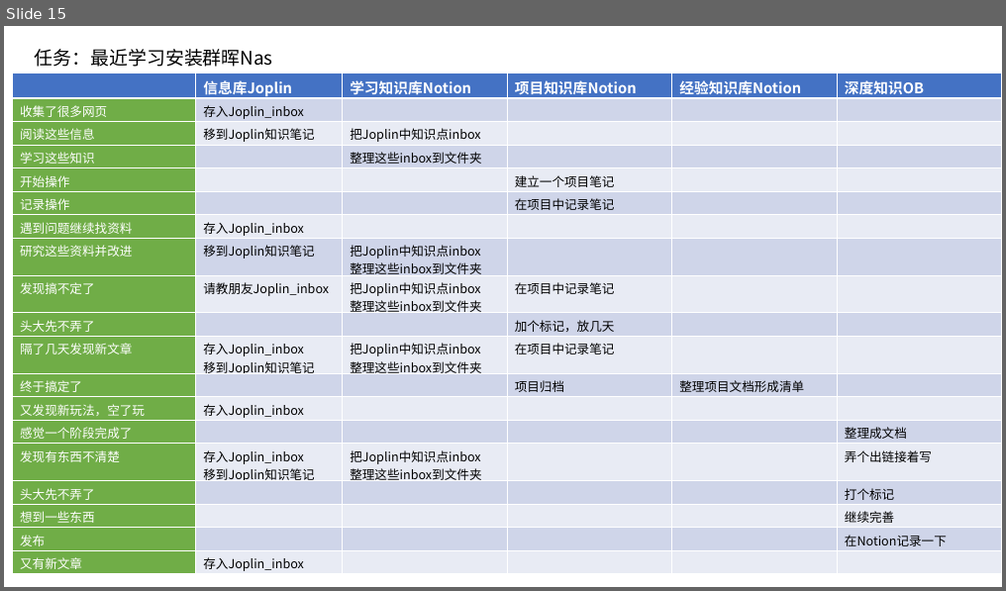
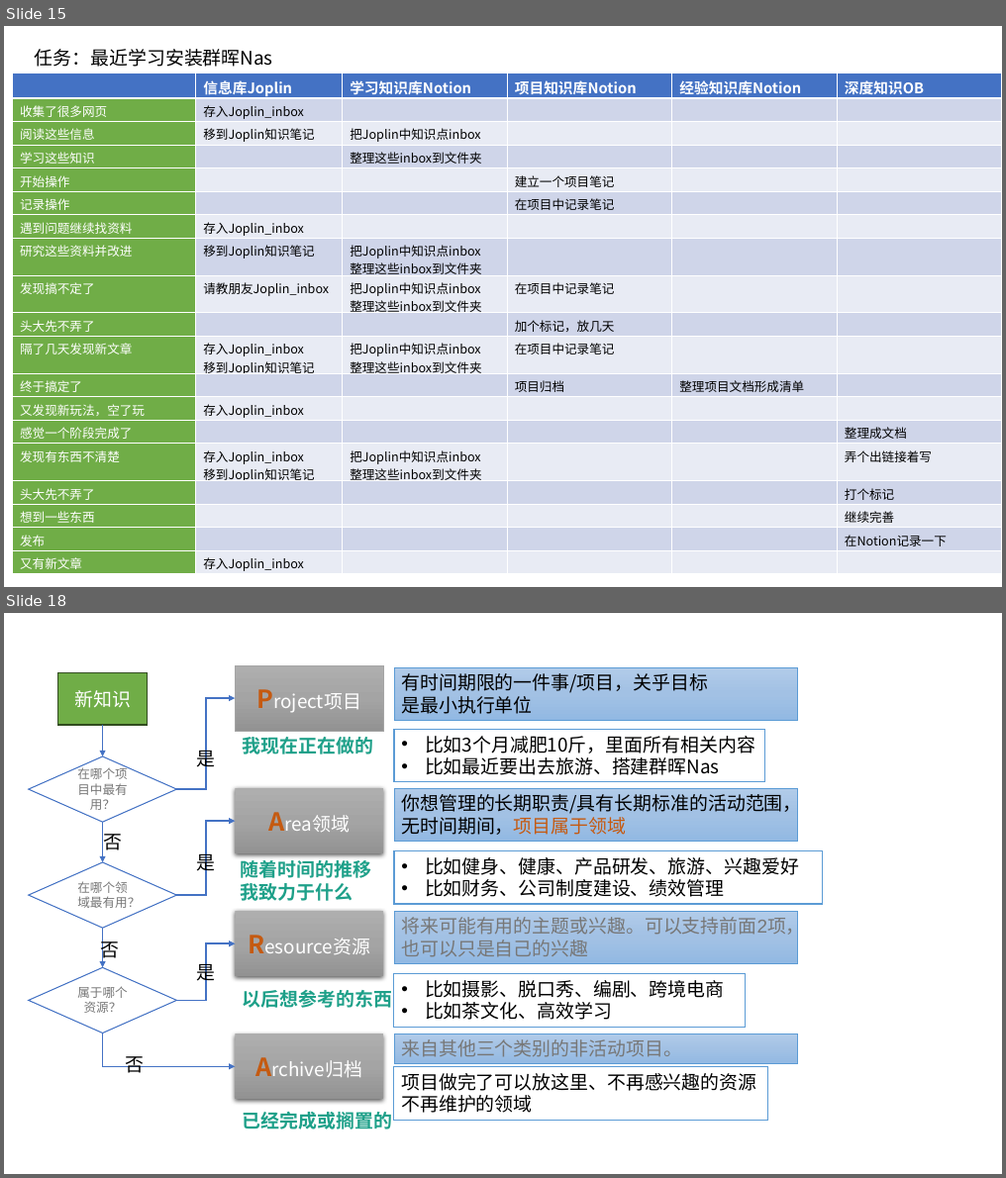
Before and after one commit to 51xpage/51xpage.github.com, a slide deck: images/2023-07-19-ru-he-da-jian-shu-yu-zi-ji-de-zhi-shi-shou-ji-zheng-li-jia-gong-ti-xi/知识管理各种图片.pptx. Shown one above the other, each under a label of ours: slide 15 before the commit, slides 15 and 18 after it; the slides between them are not shown. The pictures are 1006x591 and 1006x1178 pixels, drawn with LibreOffice and Linux fonts; fonts in the diff are those of the drawing. Boxes give left, top, right and bottom in pixels: in the first picture for what was removed or moved away, otherwise in the second. Text is boxed around its words. In the diff, an @@ line names an element or a change of style, - is before the commit and + after.

Commit message:
解决了一个大问题，整理的问题，然后今天要把Notion的结构弄好，然后开始在Notion里面弄代办，它是重点

```diff
--- a/images/2023-07-19-ru-he-da-jian-shu-yu-zi-ji-de-zhi-shi-shou-ji-zheng-li-jia-gong-ti-xi/知识管理各种图片.pptx
+++ b/images/2023-07-19-ru-he-da-jian-shu-yu-zi-ji-de-zhi-shi-shou-ji-zheng-li-jia-gong-ti-xi/知识管理各种图片.pptx
@@ slide 18 added at [4,613,1002,1174], background #FFFFFF @@
@@ rectangle added at [236,665,383,731], fill gradient #AFAFAF to #A5A5A5 to #939393, outline #A5A5A5 0.5 pt, 18 pt, text #FFFFFF @@
+Project项目
@@ rectangle added at [394,667,798,721], fill gradient #B1CBE9 to #A3C1E5 to #93B9E4, outline #5B9BD5 0.5 pt, 18 pt, text #000000 @@
+有时间期限的一件事/项目，关乎目标
+是最小执行单位
@@ rectangle added at [58,672,147,725], fill #70AD47, outline #314C1F 1 pt, 18 pt, text #FFFFFF @@
+新知识
@@ elbow arrow added from (177, 789) to (236, 698), #4472C4 1.5 pt @@
@@ arrow added from (103, 725) to (103, 757), #4472C4 1.5 pt @@
@@ rectangle added at [394,729,765,782], fill #FFFFFF, outline #5B9BD5 1 pt, 18 pt, text #000000 @@
+• 比如3个月减肥10斤，里面所有相关内容
+• 比如最近要出去旅游、搭建群晖Nas
@@ diamond added at [29,757,177,823], fill #FFFFFF, outline #4472C4 1 pt, 12 pt, text #777777 @@
+在哪个项目中最有用？
@@ text added at [197,747,216,771], 18 pt, text #000000 @@
+是
@@ text added at [243,737,373,755], 18 pt, text #1EA089, bold @@
+我现在正在做的
@@ rectangle added at [236,788,383,854], fill gradient #AFAFAF to #A5A5A5 to #939393, 18 pt, text #FFFFFF @@
+Area领域
@@ rectangle added at [394,788,798,842], fill gradient #B1CBE9 to #A3C1E5 to #93B9E4, outline #5B9BD5 0.5 pt, 18 pt, text #000000 @@
+你想管理的长期职责/具有长期标准的活动范围，无时间期间，项目属于领域
@@ arrow added from (103, 822) to (103, 862), #4472C4 1.5 pt @@
@@ text added at [104,834,123,851], 18 pt, text #000000 @@
+否
@@ elbow arrow added from (177, 895) to (236, 821), #4472C4 1.5 pt @@
@@ text added at [196,850,215,874], 18 pt, text #000000 @@
+是
@@ diamond added at [29,862,177,928], fill #FFFFFF, outline #4472C4 1 pt, 12 pt, text #777777 @@
+在哪个领域最有用？
@@ text added at [241,861,371,901], 18 pt, text #1EA089, bold @@
+随着时间的推移
+我致力于什么
@@ rectangle added at [394,851,823,904], fill #FFFFFF, outline #5B9BD5 1 pt, 18 pt, text #000000 @@
+• 比如健身、健康、产品研发、旅游、兴趣爱好
+• 比如财务、公司制度建设、绩效管理
@@ text added at [101,937,120,961], 18 pt, text #000000 @@
+否
@@ arrow added from (103, 928) to (103, 967), #4472C4 1.5 pt @@
@@ rectangle added at [236,911,383,977], fill gradient #AFAFAF to #A5A5A5 to #939393, 18 pt, text #FFFFFF @@
+Resource资源
@@ rectangle added at [394,911,798,964], fill gradient #B1CBE9 to #A3C1E5 to #93B9E4, outline #5B9BD5 0.5 pt, 18 pt, text #777777 @@
+将来可能有用的主题或兴趣。可以支持前面2项，也可以只是自己的兴趣
@@ diamond added at [29,967,177,1034], fill #FFFFFF, outline #4472C4 1 pt, 12 pt, text #777777 @@
+属于哪个资源？
@@ elbow arrow added from (177, 1001) to (236, 944), #4472C4 1.5 pt @@
@@ text added at [196,959,215,984], 18 pt, text #000000 @@
+是
@@ text added at [243,990,392,1008], 18 pt, text #1EA089, bold @@
+以后想参考的东西
@@ rectangle added at [394,973,746,1027], fill #FFFFFF, outline #5B9BD5 1 pt, 18 pt, text #000000 @@
+• 比如摄影、脱口秀、编剧、跨境电商
+• 比如茶文化、高效学习
@@ elbow arrow added from (103, 1033) to (236, 1066), #4472C4 1.5 pt @@
@@ text added at [126,1057,145,1073], 18 pt, text #000000 @@
+否
@@ rectangle added at [236,1034,383,1100], fill gradient #AFAFAF to #A5A5A5 to #939393, 18 pt, text #FFFFFF @@
+Archive归档
@@ rectangle added at [394,1034,798,1063], fill gradient #B1CBE9 to #A3C1E5 to #93B9E4, outline #5B9BD5 0.5 pt, 18 pt, text #777777 @@
+来自其他三个类别的非活动项目。
@@ rectangle added at [394,1067,768,1121], fill #FFFFFF, outline #5B9BD5 1 pt, 18 pt, text #000000 @@
+项目做完了可以放这里、不再感兴趣的资源
+不再维护的领域
@@ text added at [243,1112,392,1130], 18 pt, text #1EA089, bold @@
+已经完成或搁置的
```
Also in this commit, not shown: 3 other slides added, 16 other files.
